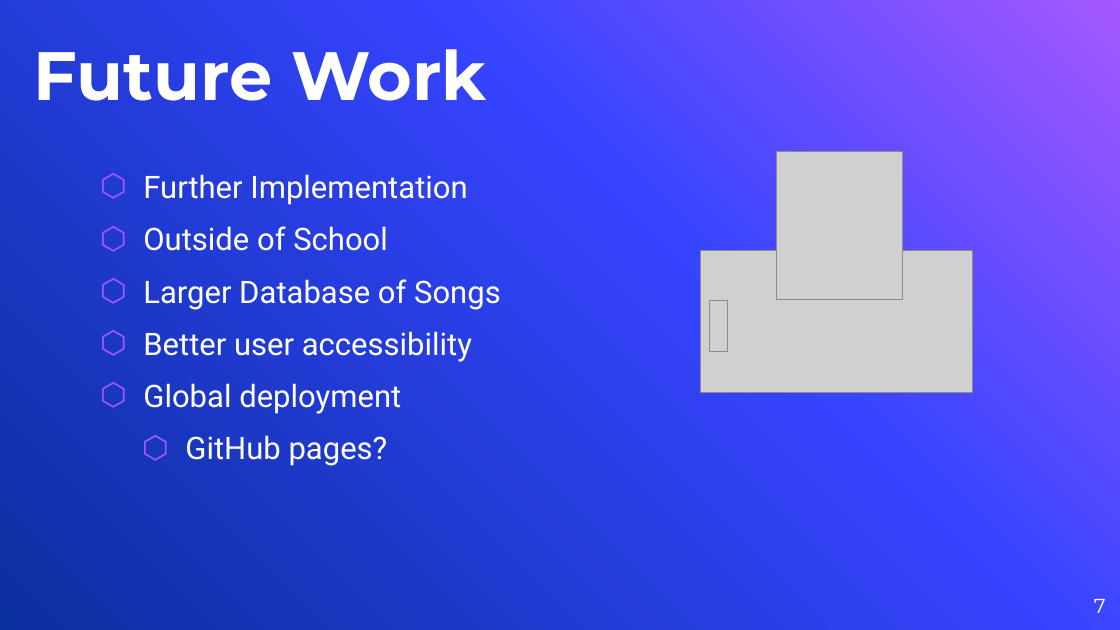
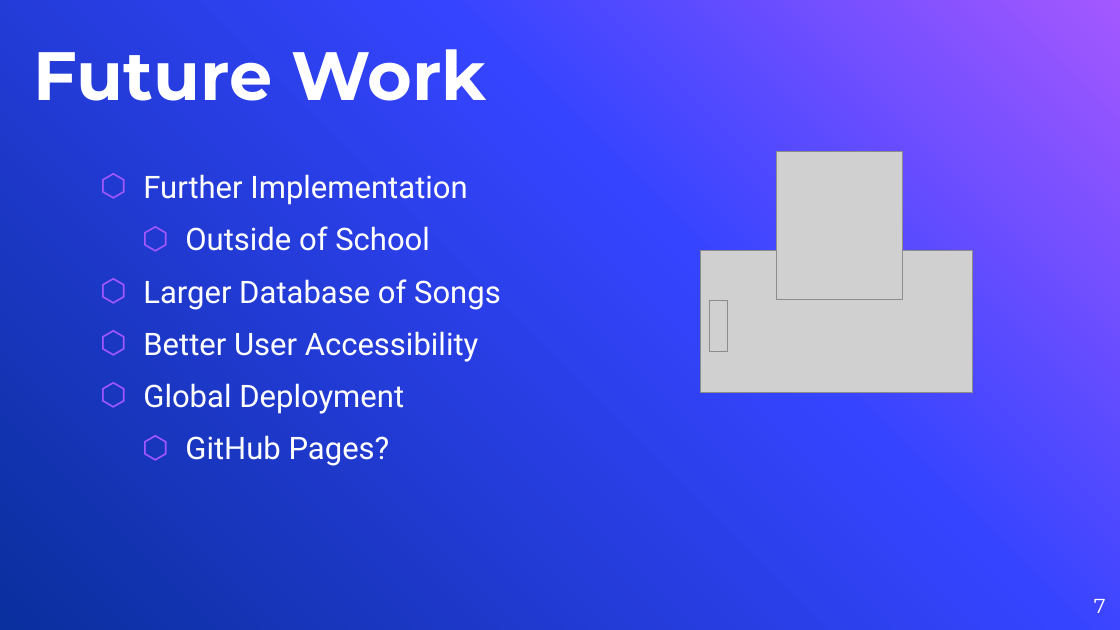
Before and after one commit to dmcmeekan9/cs425RadioStation, a slide deck: slide 7 of Documentation/webServiceRadioStationPresentation_TechTycoons.pptx. Drawn at 1120x630 pixels with LibreOffice and Linux fonts; fonts in the diff are those of the drawing; grey boxes stand for pictures; background and template pictures are left out. Boxes give left, top, right and bottom in pixels: in the first picture for what was removed or moved away, otherwise in the second. Text is boxed around its words. In the diff, an @@ line names an element or a change of style, - is before the commit and + after.

```diff
--- a/Documentation/webServiceRadioStationPresentation_TechTycoons.pptx
+++ b/Documentation/webServiceRadioStationPresentation_TechTycoons.pptx
@@ text at box(185, 226, 430, 251): list level 1 to 2 in "Outside of School" @@
@@ text at box(143, 331, 479, 466): text changed @@
-⬡ Better user accessibility
-⬡ Global deployment
-  ⬡ GitHub pages?
+⬡ Better User Accessibility
+⬡ Global Deployment
+  ⬡ GitHub Pages?
```
Also in this commit, not shown: 6 other slides changed, 3 slides removed, 2 other files.
